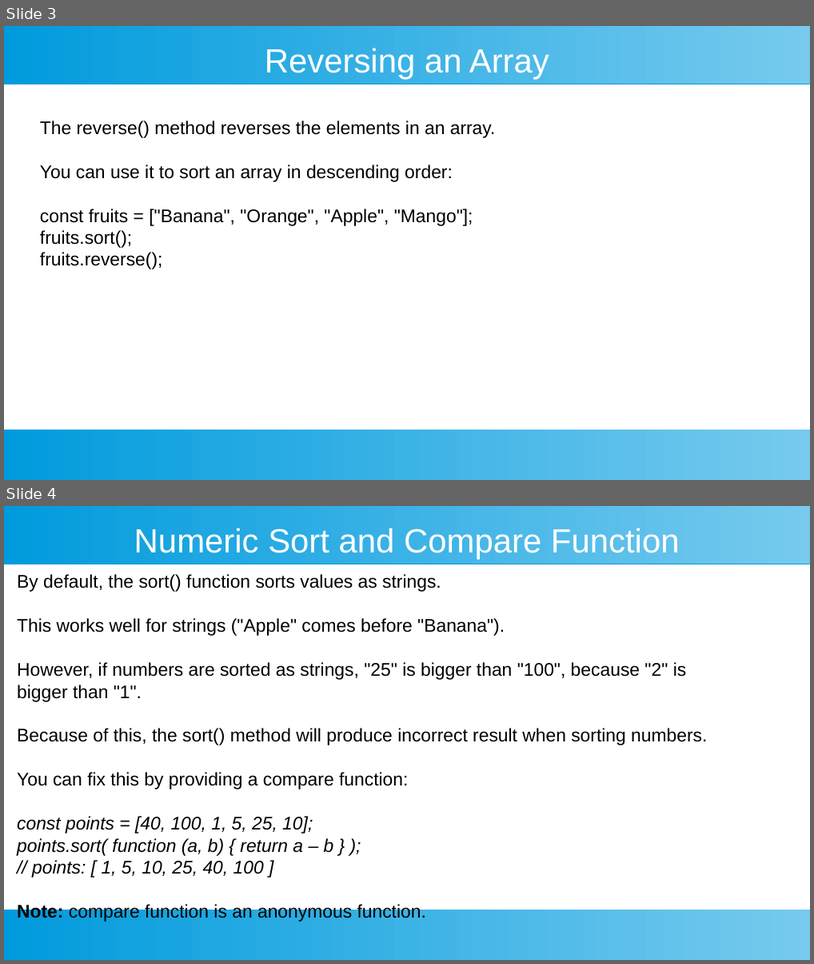
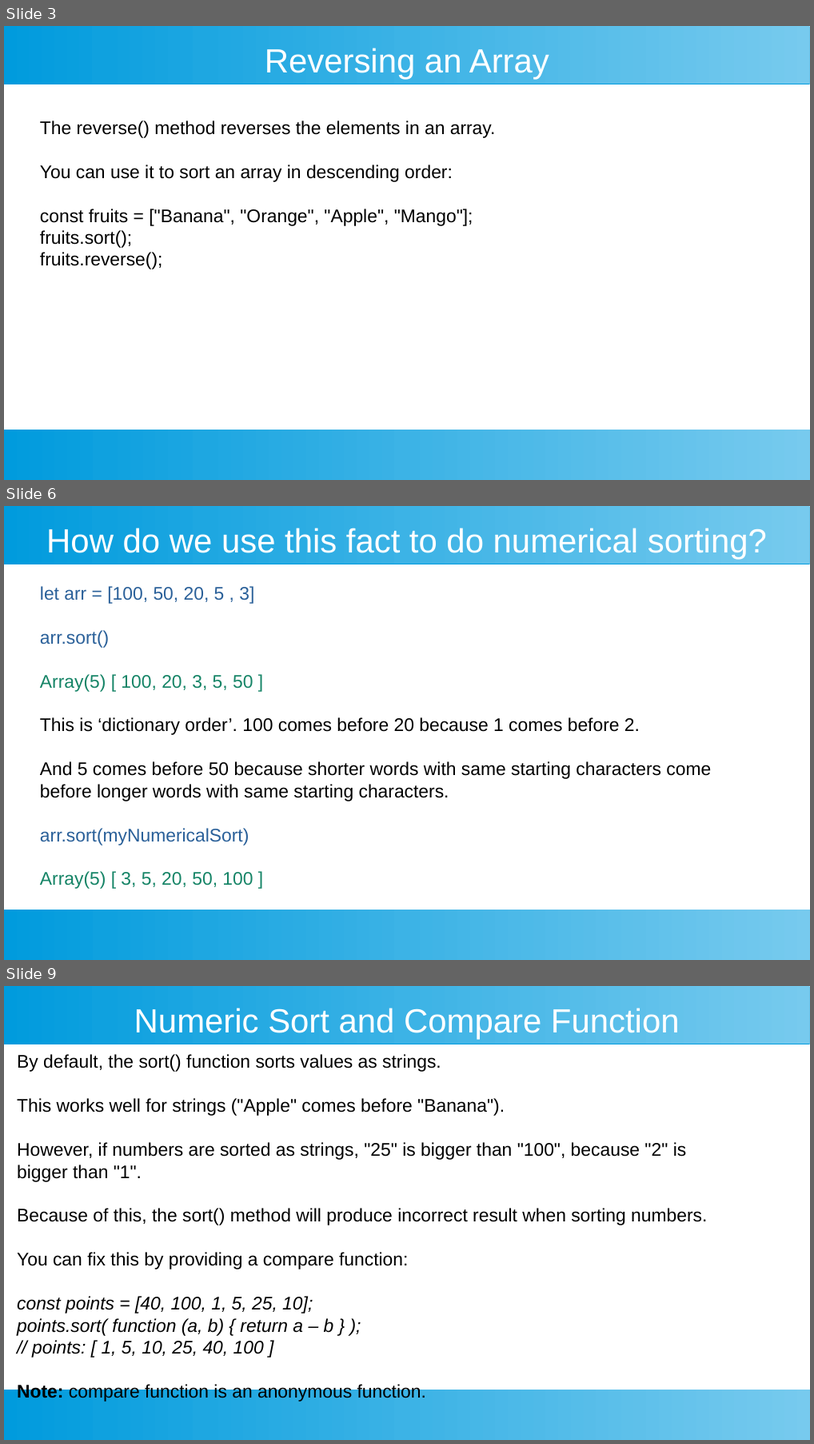
Before and after one commit to ashishjain1547/public_lessons_in_javascript, a slide deck: 7_Arrays in Detail/3 - sorting on an array.odp. Shown one above the other, each under a label of ours: slides 3 and 4 before the commit, slides 3, 6 and 9 after it; the slides between them are not shown. The pictures are 814x964 and 814x1444 pixels, drawn with LibreOffice and Linux fonts; fonts in the diff are those of the drawing. Boxes give left, top, right and bottom in pixels: in the first picture for what was removed or moved away, otherwise in the second. Text is boxed around its words. In the diff, an @@ line names an element or a change of style, - is before the commit and + after.

```diff
--- a/7_Arrays in Detail/3 - sorting on an array.odp
+++ b/7_Arrays in Detail/3 - sorting on an array.odp
@@ slide 6 added at [4,506,810,960], background #FFFFFF; not listed: 2 template elements that a slide beside it also shows @@
@@ title added at [46,528,767,560], 33 pt, text #FFFFFF @@
+How do we use this fact to do numerical sorting?
@@ text added at [40,586,711,888], 18 pt, text #000000 @@
+let arr = [100, 50, 20, 5 , 3]
+arr.sort()
+Array(5) [ 100, 20, 3, 5, 50 ]
+This is ‘dictionary order’. 100 comes before 20 because 1 comes before 2.
+And 5 comes before 50 because shorter words with same starting characters come before longer words with same starting characters.
+arr.sort(myNumericalSort)
+Array(5) [ 3, 5, 20, 50, 100 ]
@@ what was slide 4 is now slide 9 @@
```
Also in this commit, not shown: 2 slides changed, 5 other slides added, 2 other files.
